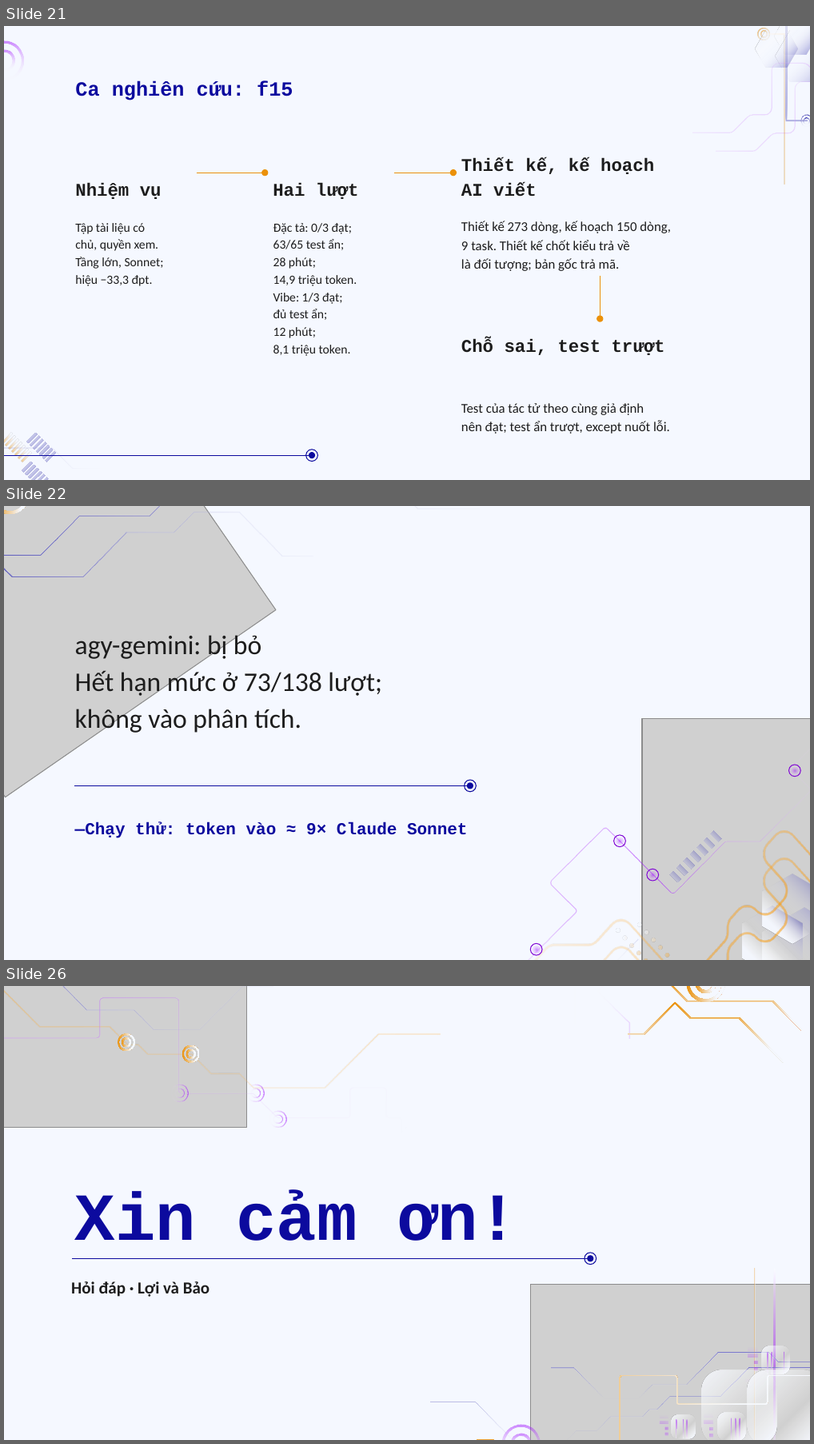
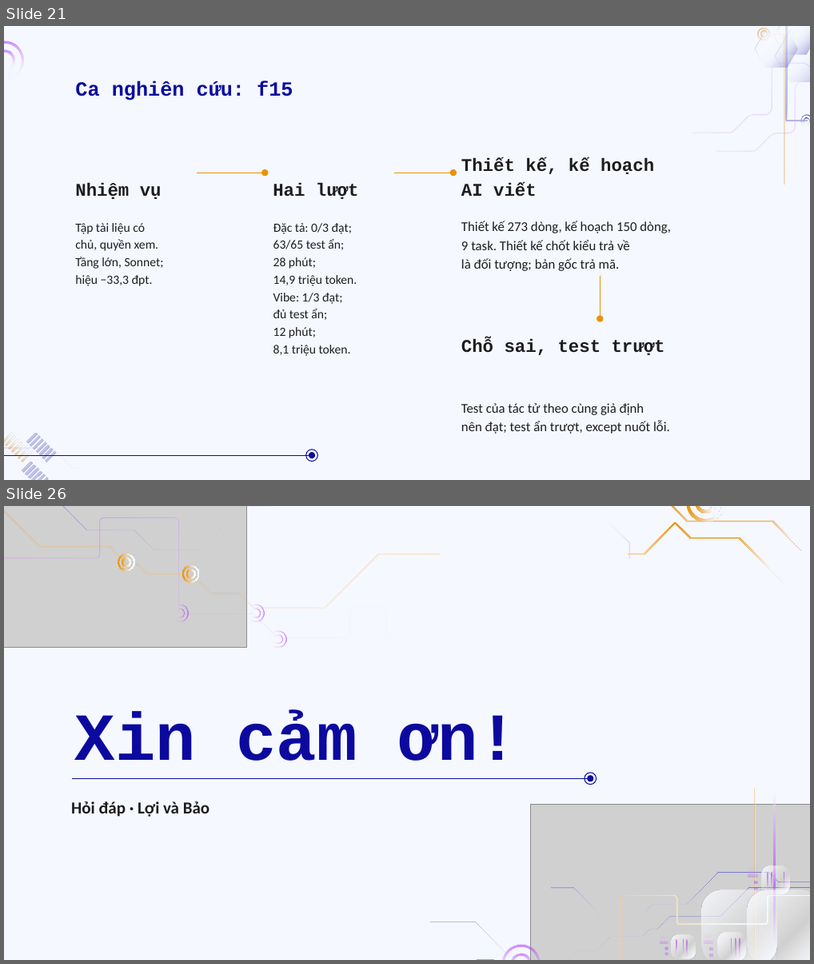
Before and after one commit to doanan293/vipharmind-ai-sdlc-study, a slide deck: docs/presentation/vipharmind-slides.pptx. Shown one above the other, each under a label of ours: slides 21, 22 and 26 before the commit, slides 21 and 26 after it; the slides between them are not shown. The pictures are 814x1444 and 814x964 pixels, drawn with LibreOffice and Linux fonts; fonts in the diff are those of the drawing; grey boxes stand for pictures; background and template pictures are left out. Boxes give left, top, right and bottom in pixels: in the first picture for what was removed or moved away, otherwise in the second. Text is boxed around its words. In the diff, an @@ line names an element or a change of style, - is before the commit and + after.

```diff
--- a/docs/presentation/vipharmind-slides.pptx
+++ b/docs/presentation/vipharmind-slides.pptx
@@ slide 22 removed at [4, 506, 810, 960], background #F5F8FF @@
@@ group removed at [4, 506, 480, 804]: 28 freeform shapes, 1 picture @@
@@ text removed at [75, 632, 382, 735] @@
-agy-gemini: bị bỏ
-Hết hạn mức ở 73/138 lượt;
-không vào phân tích.
@@ ellipse removed at [790, 764, 802, 776] @@
@@ ellipse removed at [791, 766, 800, 775] @@
@@ line removed from (74, 786) to (468, 786) @@
@@ ellipse removed at [465, 780, 477, 792] @@
@@ ellipse removed at [467, 783, 474, 789] @@
@@ text removed at [75, 822, 468, 838] @@
-—Chạy thử: token vào ≈ 9× Claude Sonnet
@@ group removed at [410, 719, 810, 960]: 16 freeform shapes, 6 ellipses, 1 picture @@
```
Also in this commit, not shown: 5 slides changed, 1 slide added, 12 other files.
